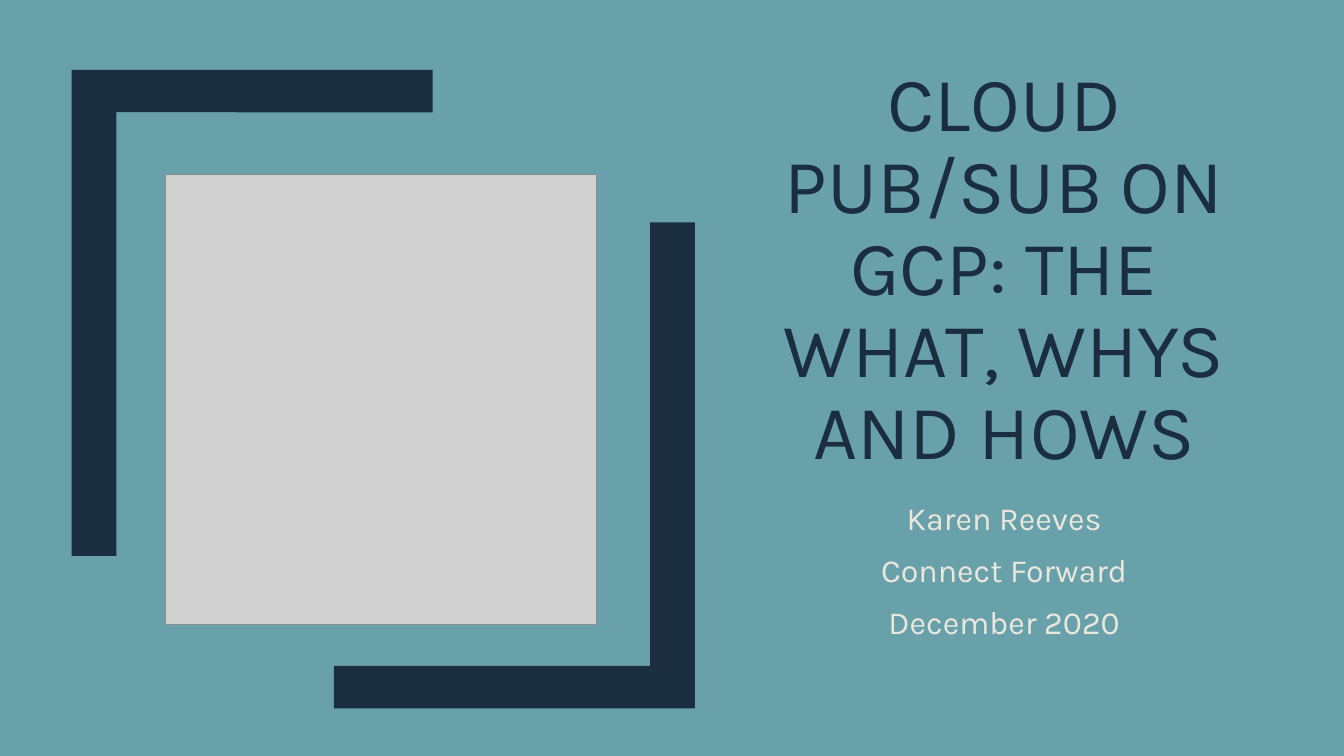
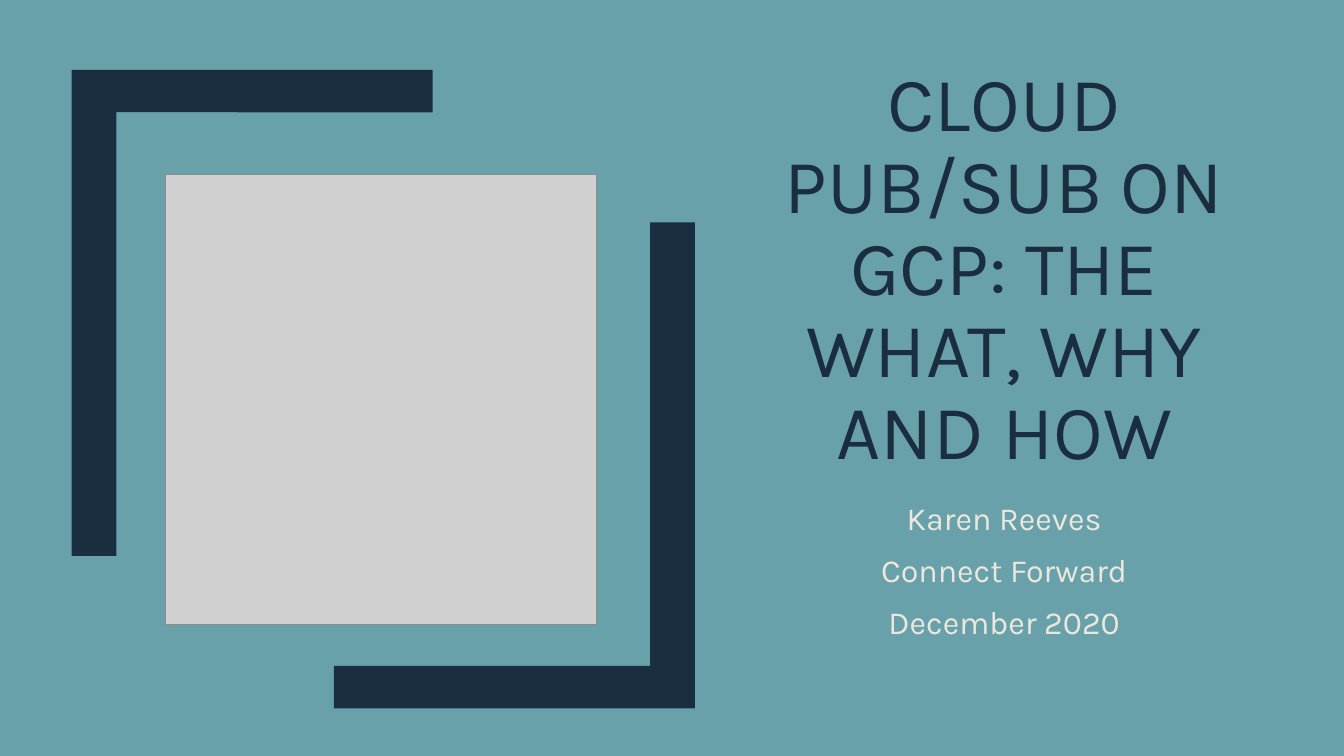
Before and after one commit to kmr0018/ConnectForward-PubSubOnGCP, a slide deck: slide 1 of PubSubGcpPresentation.pptx. Drawn at 1344x756 pixels with LibreOffice and Linux fonts; fonts in the diff are those of the drawing; grey boxes stand for pictures. Boxes give left, top, right and bottom in pixels: in the first picture for what was removed or moved away, otherwise in the second. Text is boxed around its words. In the diff, an @@ line names an element or a change of style, - is before the commit and + after.

```diff
--- a/PubSubGcpPresentation.pptx
+++ b/PubSubGcpPresentation.pptx
@@ title at [785, 82, 1223, 460]: text changed @@
-CLOUD PUB/SUB ON GCP: THE WHAT, WHYS AND HOWS
+CLOUD PUB/SUB ON GCP: THE WHAT, WHY AND HOW
```
Also in this commit, not shown: 9 other slides changed, 2 slides removed, 1 other file.
